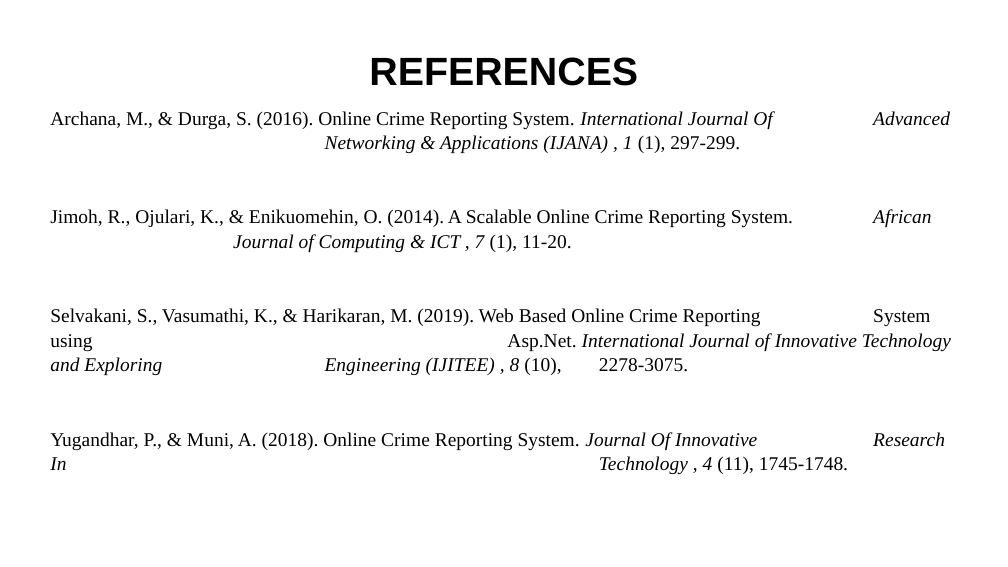
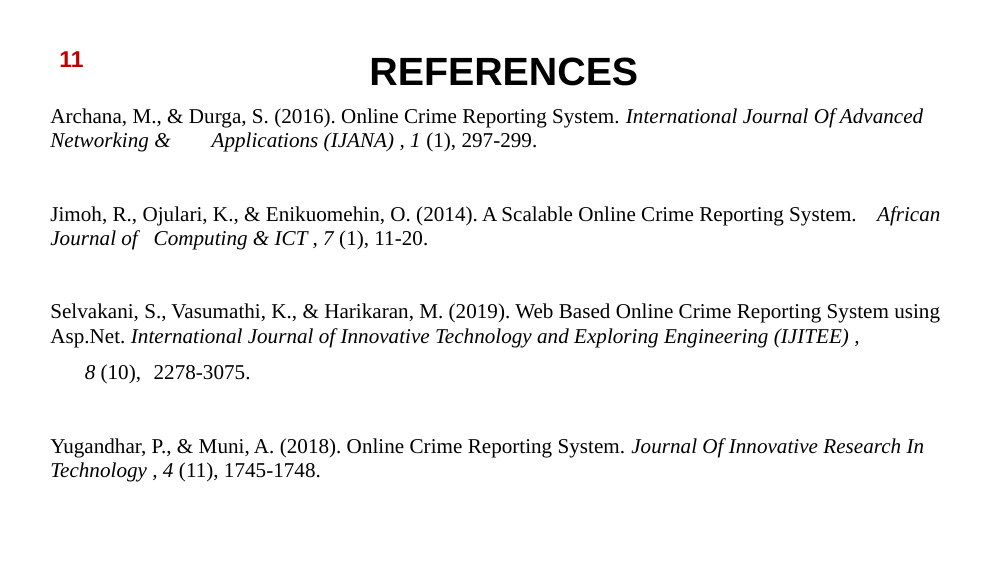
Before and after one commit to Jackieriel/crime-reporting-system, a slide deck: slide 12 of PAPER WORK/TESSY MAIN WORK/NOVEMBER/ETUKUDOH UNWANA THERESA CRIME SYSTEM.pptx. Drawn at 1008x567 pixels with LibreOffice and Linux fonts; fonts in the diff are those of the drawing; background and template pictures are left out. Boxes give left, top, right and bottom in pixels: in the first picture for what was removed or moved away, otherwise in the second. Text is boxed around its words. In the diff, an @@ line names an element or a change of style, - is before the commit and + after.

```diff
--- a/PAPER WORK/TESSY MAIN WORK/NOVEMBER/ETUKUDOH UNWANA THERESA CRIME SYSTEM.pptx
+++ b/PAPER WORK/TESSY MAIN WORK/NOVEMBER/ETUKUDOH UNWANA THERESA CRIME SYSTEM.pptx
@@ text added at <box>59,51,83,67</box>, 18 pt, text #C00000, bold @@
+11
@@ text at <box>50,108,940,482</box>: size 15.3 to 16.6 pt in "Archana, M., & Durga, S. (2016). Online ...", "Jimoh, R., Ojulari, K., & Enikuomehin, O. ...", "Yugandhar, P., & Muni, A. (2018). Online ..."; line spacing 1.05 to 0.95 @@
@@ text at <box>50,303,940,384</box>: text changed; size 15.3 to 16.6 pt @@
-Selvakani, S., Vasumathi, K., & Harikaran, M. (2019). Web Based Online Crime Reporting System using Asp.Net. International Journal of Innovative Technology and Exploring Engineering (IJITEE) , 8 (10), 2278-3075.
+Selvakani, S., Vasumathi, K., & Harikaran, M. (2019). Web Based Online Crime Reporting System using Asp.Net. International Journal of Innovative Technology and Exploring Engineering (IJITEE) ,
+8 (10), 2278-3075.
```
Also in this commit, not shown: 11 other slides changed, 54 other files.
